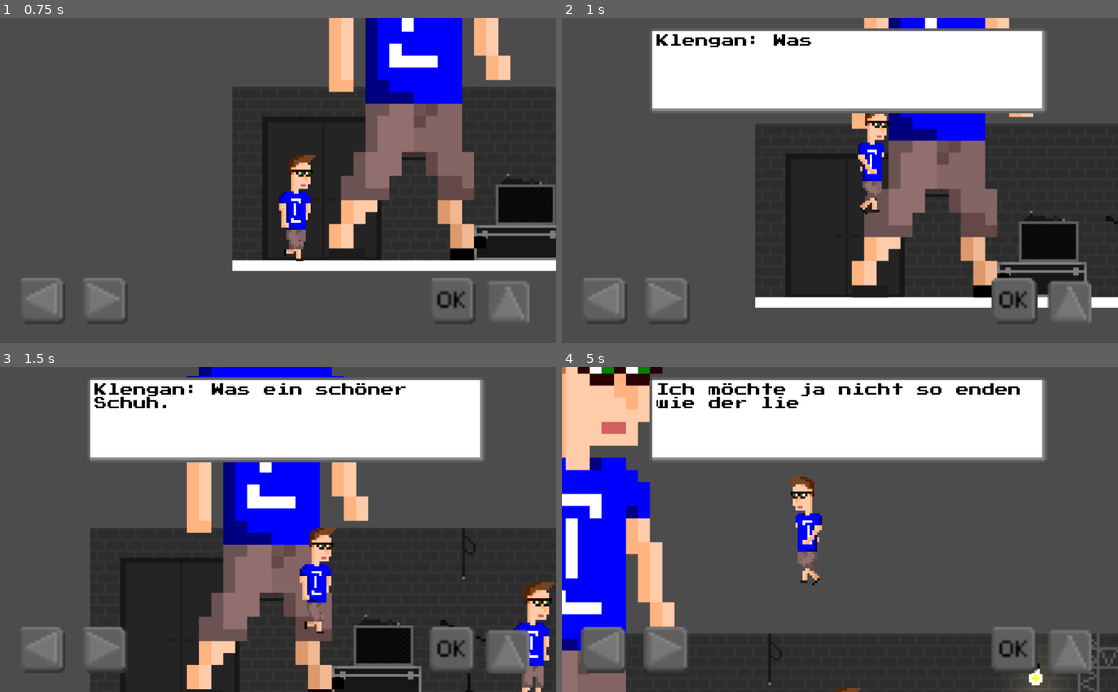
Above: before the commit, frames 1-4 (two rows, left to right).
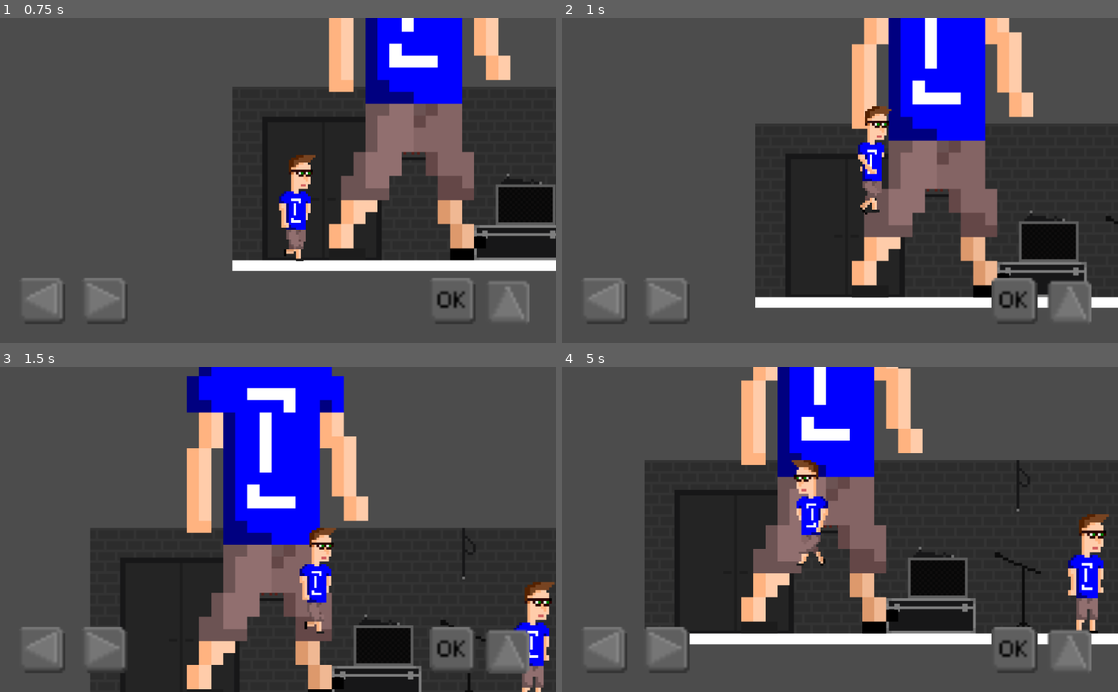
Above: after the commit, the same moments.

Repository: klenganthegame/KlenganTheGame
Game: Godot game, scene res://level/1/Level1.tscn
The game is run twice, just before and just after one commit, with the same random seed, the same clock (stepped at 60 frames per second) and the same inputs.
Inputs:
- Up to frame 1 (0.75 s): hold D (walk_right) from 0.53 s (still down); hold E (accept) from 0.53 s (still down)
- Up to frame 2 (1 s): keep holding D (walk_right); keep holding E (accept); tap Space (jump) at 0.77, 0.8 s
- Up to frame 3 (1.5 s): keep holding D (walk_right); tap Space (jump) at 1.07, 1.35 s; release E (accept) at 1.28 s
- Up to frame 4 (5 s): tap Space (jump) at 1.52, 1.82, 2.3, 3.02, 3.32, 4.52, 4.82 s; tap E (accept) at 1.55, 2.85, 4.35 s; release D (walk_right) at 2.03 s; hold A (walk_left) 2.03-2.78 s; hold E (accept) 2.03-2.78 s; hold D (walk_right) 2.78-4.28 s; hold Space (jump) 3.53-4.28 s; hold A (walk_left) from 4.28 s (still down)

Frame 1 is identical in both runs. In frame 2, 17% of the frame differs, in the area x 16-87%, y 3-30%; in frame 3, 17%; in frame 4, 86%, in the area x 0-100%, y 0-100%.

Commit message:
Implemented Talking

Diff:
--- a/level/1/Level1.tscn
+++ b/level/1/Level1.tscn
@@ -111,6 +111,7 @@
 shape = SubResource( 1 )
 
 [node name="StaticBody2D" type="StaticBody2D" parent="CollisionSamples"]
+editor/display_folded = true
 
 [node name="CollisionShape2D" type="CollisionShape2D" parent="CollisionSamples/StaticBody2D"]
 position = Vector2( 339.388, 645.869 )
@@ -159,9 +160,8 @@
 shape = SubResource( 8 )
 
 [node name="StaticBody2D9" type="StaticBody2D" parent="CollisionSamples"]
+editor/display_folded = true
 
-[node name="StaticBody2D10" type="StaticBody2D" parent="CollisionSamples"]
-
-[node name="CollisionShape2D" type="CollisionShape2D" parent="CollisionSamples/StaticBody2D10"]
+[node name="CollisionShape2D" type="CollisionShape2D" parent="CollisionSamples/StaticBody2D9"]
 position = Vector2( 175.013, 350.628 )
 shape = SubResource( 9 )
--- a/objects/mechanics/finite_state_machine/KlenganStateController.gd
+++ b/objects/mechanics/finite_state_machine/KlenganStateController.gd
@@ -4,9 +4,6 @@
 	states_map = {
 		"idle": $Idle,
 		"move": $Move,
-		"jump": $Jump
+		"jump": $Jump,
+		"stagger": $Stagger
 	}
-
-
-func _unhandled_input(event):
-	current_state.handle_input(event)
--- /dev/null
+++ b/objects/mechanics/finite_state_machine/states_klengan/movement/stagger.gd
@@ -0,0 +1,8 @@
+extends "res://objects/mechanics/finite_state_machine/states_klengan/movement/idle.gd"
+
+func update(delta):
+	return
+
+
+func _on_DialogueBox_dialogue_exit():
+	emit_signal("finished", "idle")
--- a/objects/mechanics/finite_state_machine/states_klengan/state_klengan.gd
+++ b/objects/mechanics/finite_state_machine/states_klengan/state_klengan.gd
@@ -1,5 +1 @@
 extends "res://objects/mechanics/finite_state_machine/State.gd"
-
-
-func handle_input(event):
-	pass
--- a/objects/player/Klengan.gd
+++ b/objects/player/Klengan.gd
@@ -15,14 +15,24 @@
 
 func _process(delta):
 	can_move = !$CanvasLayer/DialogueBox.block_walk
-	if transform.origin.y > spawn.y + 1000 && !is_on_floor():
+	if transform.origin.y > spawn.y + 1000 and !is_on_floor():
 		transform.origin = spawn
 		talk(["GameMaster: Uff... Das nächste Mal helfe ich dir nicht mehr aus der Patsche..."])
 
-	if Input.is_action_pressed("accept") and $CanvasLayer/DialogueBox.hidden and area != null:
+	if Input.is_action_just_pressed("accept"):
+		talk_to_active_interactable()
+
+
+func talk(text : Array):
+	$CanvasLayer/DialogueBox.talk(text)
+	$StateController._change_state("stagger")
+
+
+func talk_to_active_interactable():
+	if $CanvasLayer/DialogueBox.hidden and area != null:
 		var interactable = area.get_parent()
 		if interactable.is_in_group("Interactable"):
-			$CanvasLayer/DialogueBox.talk(interactable.dialogue)
+			talk(interactable.dialogue)
 
 
 func play_directional_animation(_anim_name, _looking_right = looking_right):
@@ -36,15 +46,11 @@
 	$AnimatedSprite.flip_h = !looking_right
 
 
-func talk(text : Array):
-	$CanvasLayer/DialogueBox.talk(text)
-
-
 func _on_Area2D_area_entered(_area):
 	area = _area
 
 
-func _on_Area2D_area_exited(area):
+func _on_Area2D_area_exited(_area):
 	area = null
 
 
--- a/objects/player/Klengan.tscn
+++ b/objects/player/Klengan.tscn
@@ -23,7 +23,7 @@
 [ext_resource path="res://objects/mechanics/finite_state_machine/states_klengan/movement/idle.gd" type="Script" id=21]
 [ext_resource path="res://objects/mechanics/finite_state_machine/states_klengan/movement/move.gd" type="Script" id=22]
 [ext_resource path="res://objects/mechanics/finite_state_machine/states_klengan/movement/jump.gd" type="Script" id=23]
-
+[ext_resource path="res://objects/mechanics/finite_state_machine/states_klengan/movement/stagger.gd" type="Script" id=24]
 
 [sub_resource type="SpriteFrames" id=1]
 animations = [ {
@@ -71,7 +71,6 @@
 shape = SubResource( 3 )
 
 [node name="CanvasLayer" type="CanvasLayer" parent="."]
-editor/display_folded = true
 
 [node name="Up" type="TouchScreenButton" parent="CanvasLayer"]
 position = Vector2( 890, 481.042 )
@@ -106,6 +105,7 @@
 wait_time = 0.01
 
 [node name="StateController" type="Node" parent="."]
+editor/display_folded = true
 script = ExtResource( 20 )
 START_STATE = NodePath("Idle")
 
@@ -118,6 +118,8 @@
 [node name="Jump" type="Node" parent="StateController"]
 script = ExtResource( 23 )
 
+[node name="Stagger" type="Node" parent="StateController"]
+script = ExtResource( 24 )
 [connection signal="area_entered" from="Area2D" to="." method="_on_Area2D_area_entered"]
 [connection signal="area_exited" from="Area2D" to="." method="_on_Area2D_area_exited"]
-[connection signal="dialogue_exit" from="CanvasLayer/DialogueBox" to="." method="_on_DialogueBox_dialogue_exit"]
+[connection signal="dialogue_exit" from="CanvasLayer/DialogueBox" to="StateController/Stagger" method="_on_DialogueBox_dialogue_exit"]
Not shown: 1 places in objects/player/Klengan.tscn that only renumber resources
